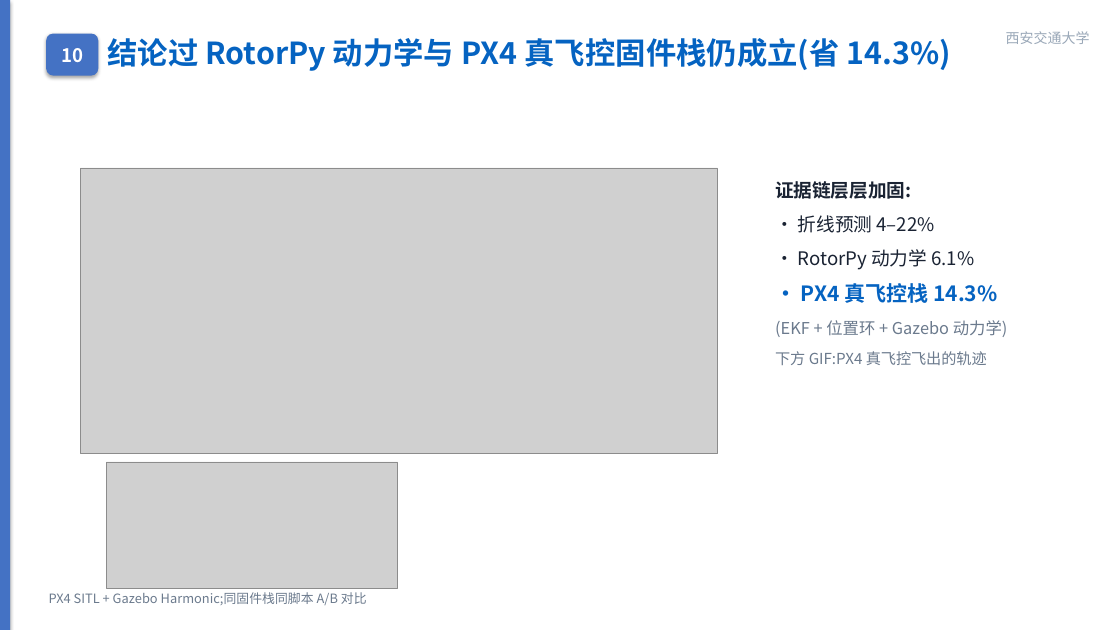
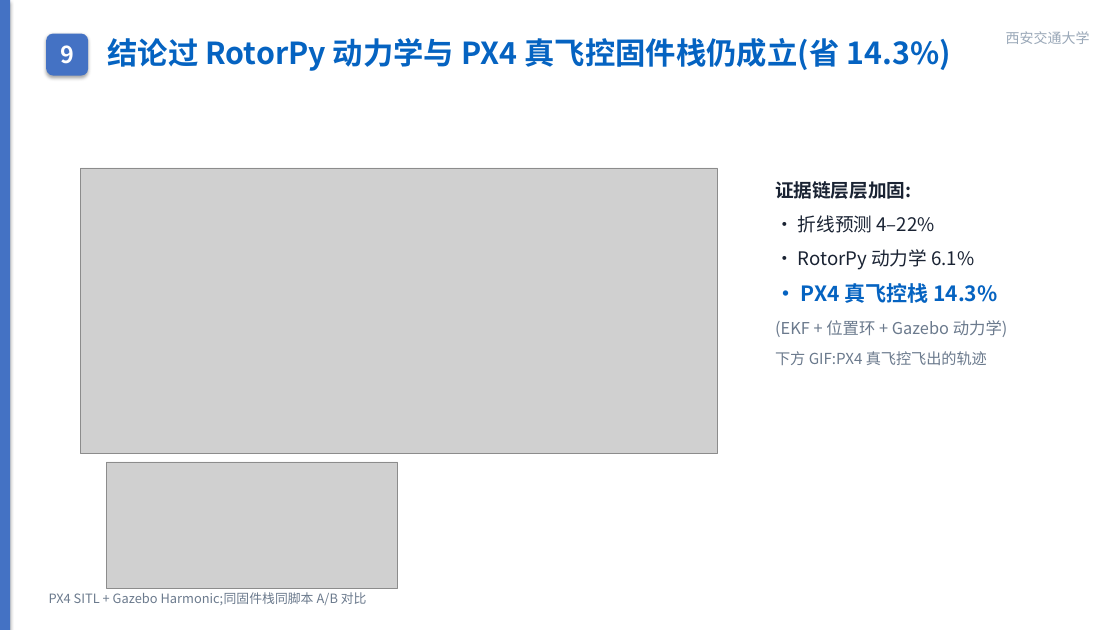
Before and after one commit to wbz0429/PathPlanningwithEnergy, a slide deck: slide 12 of autoresearch/energy_m100/experiments/midterm_defense.pptx (slide 13 before the commit). Drawn at 1120x630 pixels with LibreOffice and Linux fonts; fonts in the diff are those of the drawing; grey boxes stand for pictures. Boxes give left, top, right and bottom in pixels: in the first picture for what was removed or moved away, otherwise in the second. Text is boxed around its words. In the diff, an @@ line names an element or a change of style, - is before the commit and + after.

```diff
--- a/autoresearch/energy_m100/experiments/midterm_defense.pptx
+++ b/autoresearch/energy_m100/experiments/midterm_defense.pptx
@@ rounded rectangle "9": place and size @@
-rounded rectangle "9" at bbox=[46, 34, 98, 76]
+rounded rectangle "9" at bbox=[46, 34, 88, 76]
@@ text in rounded rectangle at bbox=[60, 45, 74, 64]: text changed; size 16 to 20 pt @@
-10
+9
```
Also in this commit, not shown: 14 other slides changed, 1 slide added, 2 slides removed, 3 other files.
